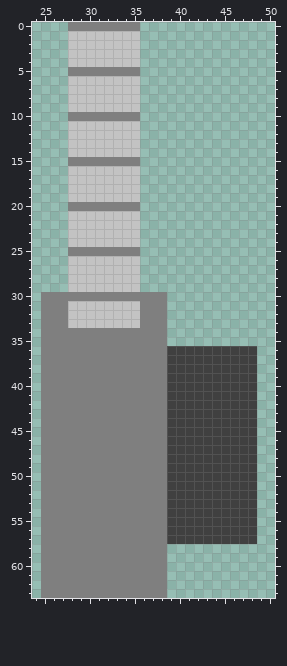
Pixel-art sprite: resources/Towers/MachineGunBody.png. This is how it looked before the edit.
The file is 64x64 pixels. Shown: x 24..50, y 0..63.
And afterwards:
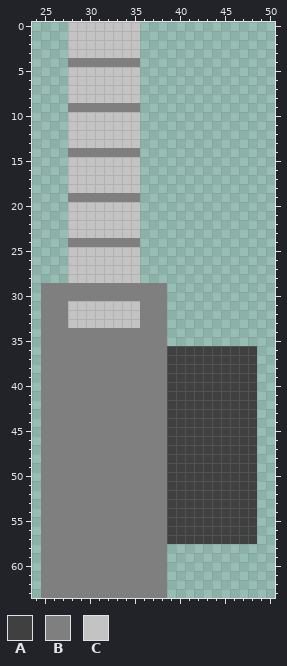
Palette (. is transparent): A #404040  B #7f7f7f  C #c3c3c3
Diff:
Colour B is added in row 29 at x 25 to 27 and 36 to 38.
Colour B replaces colour C in row 4 at x 28 to 35; in row 9 at x 28 to 35; in row 14 at x 28 to 35; in row 19 at x 28 to 35; in row 24 at x 28 to 35; in row 29 at x 28 to 35.
Colour C replaces colour B in row 0 at x 28 to 35; in row 5 at x 28 to 35; in row 10 at x 28 to 35; in row 15 at x 28 to 35; in row 20 at x 28 to 35; in row 25 at x 28 to 35.
